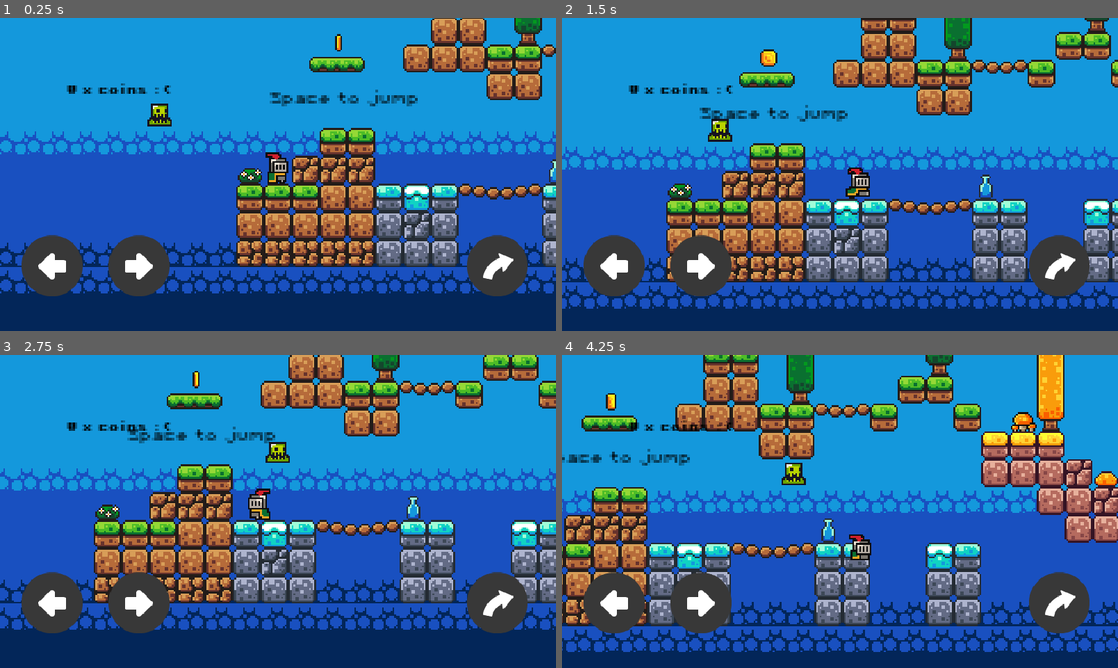
Above: before the commit, frames 1-4 (two rows, left to right).
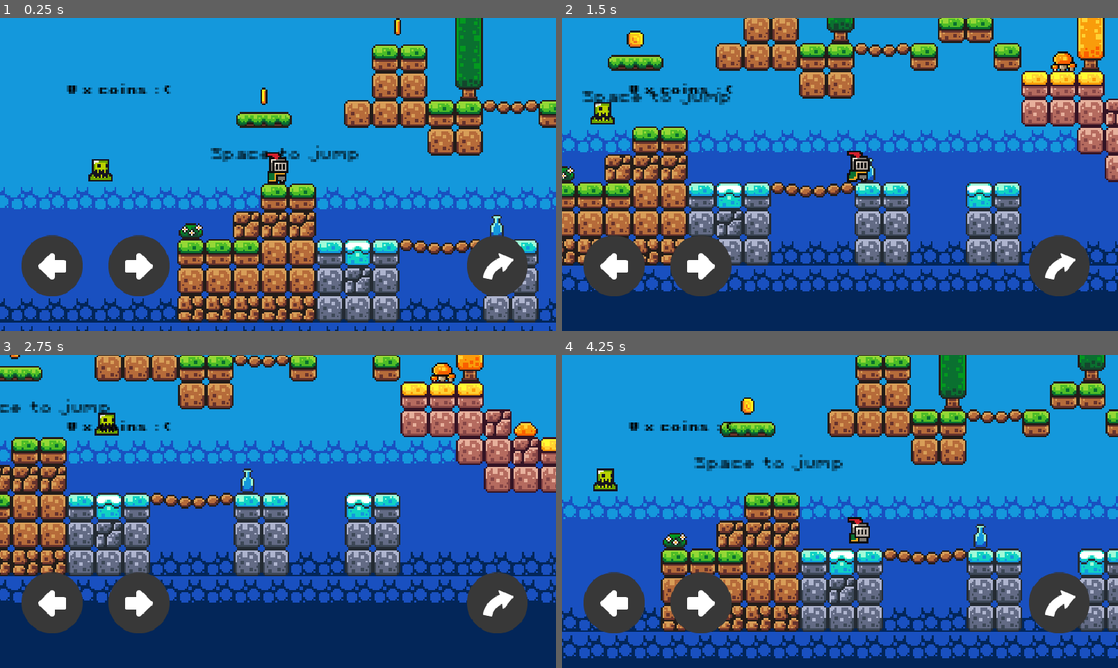
Above: after the commit, the same moments.

Repository: mribbons/BrackeysPrincess
Game: Godot game, scene res://scenes/game.tscn
Same seed, same stepped clock (60 frames per second), same inputs: the game is played once before the commit and once after it.
Inputs:
- Up to frame 1 (0.25 s): no input
- Up to frame 2 (1.5 s): hold D (move_right) from 0.53 s (still down); tap Space (jump) at 0.77 s
- Up to frame 3 (2.75 s): tap Space (jump) at 1.52 s; release D (move_right) at 2.03 s; hold A (move_left) from 2.03 s (still down)
- Up to frame 4 (4.25 s): release A (move_left) at 2.78 s; hold D (move_right) from 2.78 s (still down); tap Space (jump) at 3.02, 3.77 s

The runs differ from the first frame. In frame 1, 53% of the frame differs, in the area x 0-100%, y 0-100%; in frame 2, 51%; in frame 3, 53%, in the area x 0-100%, y 0-88%; in frame 4, 51%.

Commit message:
minor fixes

Diff:
--- a/scenes/game.tscn
+++ b/scenes/game.tscn
@@ -230,7 +230,7 @@
 position = Vector2(551, 202)
 
 [node name="Coin2" parent="Coins" instance=ExtResource("4_ha7sx")]
-position = Vector2(483, 243)
+position = Vector2(474, 242)
 
 [node name="Coin3" parent="Coins" instance=ExtResource("4_ha7sx")]
 position = Vector2(1214, 205)
@@ -260,7 +260,7 @@
 layer_1/tile_data = PackedInt32Array(-131058, 0, 0, -131057, 0, 0, -131056, 0, 0, -262127, 0, 0, -262126, 0, 0, -196591 …(3418 unchanged characters)…
 
 [node name="Platform" parent="." instance=ExtResource("3_yipet")]
-position = Vector2(289, -97)
+position = Vector2(281, -97)
 
 [node name="Platform2" parent="." instance=ExtResource("3_yipet")]
 position = Vector2(632, -56)
@@ -311,9 +311,20 @@
 "
 horizontal_alignment = 1
 
+[node name="Label2" type="Label" parent="Labels/Label2"]
+offset_left = -27.0
+offset_top = -57.0
+offset_right = 108.0
+offset_bottom = -34.0
+theme_override_colors/font_color = Color(0, 0, 0, 1)
+theme_override_fonts/font = ExtResource("8_mmhsa")
+theme_override_font_sizes/font_size = 8
+text = "v land here"
+horizontal_alignment = 1
+
 [node name="Player" parent="." instance=ExtResource("1_q40wp")]
 z_index = 5
-position = Vector2(255, -43)
+position = Vector2(289, -74)
 
 [node name="Camera2D" type="Camera2D" parent="Player"]
 position = Vector2(0, 7)
--- a/scenes/platform.tscn
+++ b/scenes/platform.tscn
@@ -20,4 +20,3 @@
 position = Vector2(0, 1)
 shape = SubResource("RectangleShape2D_w7b3f")
 one_way_collision = true
-one_way_collision_margin = 128.0
--- a/scenes/touch_controls.tscn
+++ b/scenes/touch_controls.tscn
@@ -24,6 +24,7 @@
 texture_normal = ExtResource("1_mssty")
 passby_press = true
 action = "move_left"
+visibility_mode = 1
 
 [node name="Right" type="Control" parent="."]
 layout_mode = 3
@@ -43,6 +44,7 @@
 texture_normal = ExtResource("2_x0ubv")
 passby_press = true
 action = "move_right"
+visibility_mode = 1
 
 [node name="Jump" type="Control" parent="."]
 layout_mode = 3
@@ -62,3 +64,4 @@
 texture_normal = ExtResource("3_enbjk")
 passby_press = true
 action = "jump"
+visibility_mode = 1
Not shown, changed: export_presets.cfg
